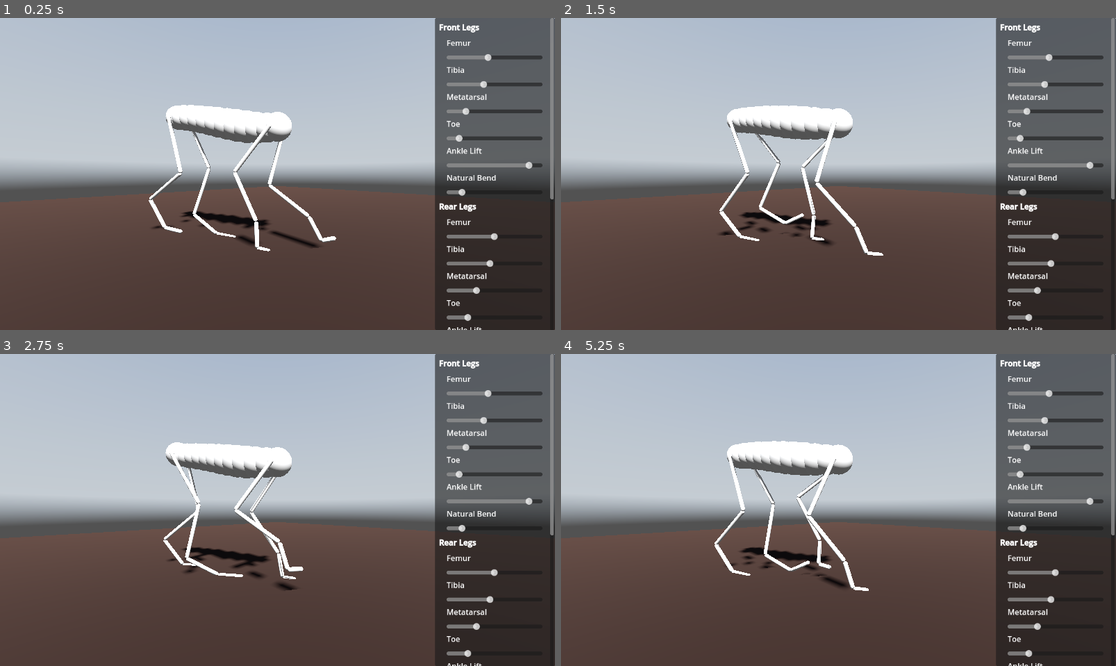
Above: before the commit, frames 1-4 (two rows, left to right).
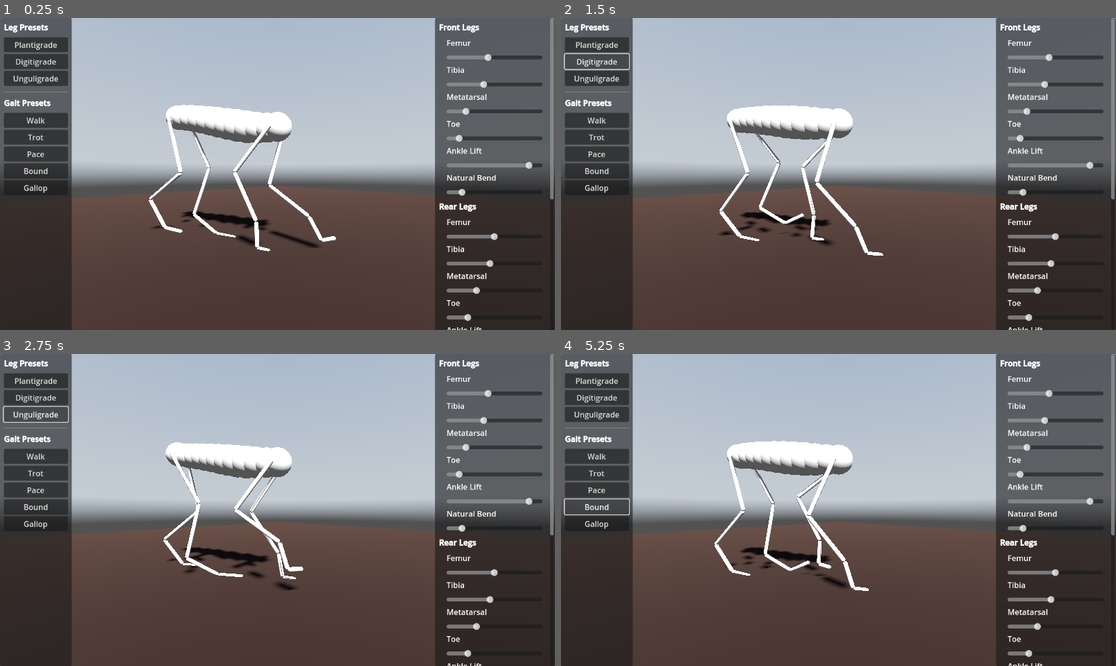
Above: after the commit, the same moments.

Repository: jehoz/legs-and-gaits
Game: Godot game, scene res://scenes/default.tscn
Same seed, same stepped clock (60 frames per second), same inputs: the game is played once before the commit and once after it. A sky picture missing from this copy of the repository is replaced by a grey-blue gradient.
Inputs (mouse positions are in pixels of both pictures, inside the frame that each line leads up to):
- Up to frame 1 (0.25 s): no input
- Up to frame 2 (1.5 s): click (594, 46) at 0.5 s, where only the run after the commit has a clickable "Plantigrade"; click (594, 61) at 1.25 s, where only the run after the commit has a clickable "Digitigrade"
- Up to frame 3 (2.75 s): click (33, 413) at 2 s, where only the run after the commit has a clickable "Unguligrade"
- Up to frame 4 (5.25 s): click (594, 456) at 2.75 s, where only the run after the commit has a clickable "Walk"; click (594, 472) at 3.5 s, where only the run after the commit has a clickable "Trot"; click (594, 491) at 4.25 s, where only the run after the commit has a clickable "Pace"; click (594, 506) at 5 s, where only the run after the commit has a clickable "Bound"

The runs differ from the first frame. In frame 1, 13% of the frame differs, in the area x 0-14%, y 0-100%; in frame 2, 13%; in frame 3, 13%; in frame 4, 13%.
Error after the commit: Parse Error: Could not find type "ControlPanel" in the current scope. (res://scripts/ui/leg_preset_button.gd:17)

Commit message:
Add leg preset buttons

Diff:
--- a/scenes/default.tscn
+++ b/scenes/default.tscn
@@ -1,10 +1,11 @@
-[gd_scene load_steps=15 format=3 uid="uid://coip7ho7vu6cf"]
+[gd_scene load_steps=16 format=3 uid="uid://coip7ho7vu6cf"]
 
 [ext_resource type="Script" path="res://scripts/creature.gd" id="1_e1xh8"]
 [ext_resource type="Script" path="res://scripts/blueprint/leg_blueprint.gd" id="2_sau8g"]
 [ext_resource type="Script" path="res://scripts/blueprint/creature_blueprint.gd" id="4_kntse"]
 [ext_resource type="Texture2D" uid="uid://uydeaoymddl7" path="res://assets/kloofendal_48d_partly_cloudy_puresky_2k.hdr" id="5_8pggb"]
 [ext_resource type="Script" path="res://scripts/ui/control_panel.gd" id="6_3ibm0"]
+[ext_resource type="Script" path="res://scripts/ui/leg_preset_button.gd" id="6_nay67"]
 
 [sub_resource type="Curve" id="Curve_ed4xn"]
 max_value = 0.2
@@ -360,3 +361,114 @@
 [node name="StepLengthSlider" type="HSlider" parent="CanvasLayer/Control/Panel/ScrollContainer/MarginContainer/VBoxContainer/MarginContainer3/VBoxContainer"]
 custom_minimum_size = Vector2(0, 28)
 layout_mode = 2
+
+[node name="Control2" type="Control" parent="CanvasLayer"]
+layout_mode = 3
+anchors_preset = 9
+anchor_bottom = 1.0
+offset_right = 149.0
+grow_vertical = 2
+
+[node name="Panel" type="Panel" parent="CanvasLayer/Control2"]
+layout_mode = 1
+anchors_preset = 15
+anchor_right = 1.0
+anchor_bottom = 1.0
+grow_horizontal = 2
+grow_vertical = 2
+
+[node name="MarginContainer" type="MarginContainer" parent="CanvasLayer/Control2/Panel"]
+layout_mode = 1
+anchors_preset = 15
+anchor_right = 1.0
+anchor_bottom = 1.0
+grow_horizontal = 2
+grow_vertical = 2
+theme_override_constants/margin_left = 8
+theme_override_constants/margin_top = 8
+theme_override_constants/margin_right = 8
+theme_override_constants/margin_bottom = 8
+
+[node name="VBoxContainer" type="VBoxContainer" parent="CanvasLayer/Control2/Panel/MarginContainer"]
+layout_mode = 2
+
+[node name="LegPresetsHeader" type="RichTextLabel" parent="CanvasLayer/Control2/Panel/MarginContainer/VBoxContainer"]
+custom_minimum_size = Vector2(0, 28)
+layout_mode = 2
+bbcode_enabled = true
+text = "[b]Leg Presets[/b]"
+
+[node name="PlantigradeButton" type="Button" parent="CanvasLayer/Control2/Panel/MarginContainer/VBoxContainer" node_paths=PackedStringArray("control_panel")]
+layout_mode = 2
+text = "Plantigrade"
+script = ExtResource("6_nay67")
+control_panel = NodePath("../../../../../Control/Panel")
+
+[node name="DigitigradeButton" type="Button" parent="CanvasLayer/Control2/Panel/MarginContainer/VBoxContainer" node_paths=PackedStringArray("control_panel")]
+layout_mode = 2
+text = "Digitigrade"
+script = ExtResource("6_nay67")
+front_femur_length = 0.375
+front_tibia_length = 0.392
+front_metatarsal_length = 0.193
+front_toe_length = 0.096
+front_ankle_lift = 1.5
+front_natural_bend = 0.24
+rear_femur_length = 0.419
+rear_tibia_length = 0.411
+rear_metatarsal_length = 0.259
+rear_toe_length = 0.135
+rear_ankle_lift = 0.996
+rear_natural_bend = 0.197
+control_panel = NodePath("../../../../../Control/Panel")
+
+[node name="UnguligradeButton" type="Button" parent="CanvasLayer/Control2/Panel/MarginContainer/VBoxContainer" node_paths=PackedStringArray("control_panel")]
+layout_mode = 2
+text = "Unguligrade"
+script = ExtResource("6_nay67")
+front_femur_length = 0.327
+front_tibia_length = 0.355
+front_metatarsal_length = 0.32
+front_toe_length = 0.01
+front_ankle_lift = 1.57
+front_natural_bend = 0.095
+rear_femur_length = 0.359
+rear_tibia_length = 0.398
+rear_metatarsal_length = 0.398
+rear_toe_length = 0.01
+rear_ankle_lift = 1.57
+rear_natural_bend = 0.14
+control_panel = NodePath("../../../../../Control/Panel")
+
+[node name="HSeparator" type="HSeparator" parent="CanvasLayer/Control2/Panel/MarginContainer/VBoxContainer"]
+layout_mode = 2
+theme_override_constants/separation = 16
+
+[node name="GaitPresetsHeader" type="RichTextLabel" parent="CanvasLayer/Control2/Panel/MarginContainer/VBoxContainer"]
+custom_minimum_size = Vector2(0, 28)
+layout_mode = 2
+bbcode_enabled = true
+text = "[b]Gait Presets[/b]"
+
+[node name="WalkButton" type="Button" parent="CanvasLayer/Control2/Panel/MarginContainer/VBoxContainer"]
+layout_mode = 2
+text = "Walk
+"
+
+[node name="TrotButton" type="Button" parent="CanvasLayer/Control2/Panel/MarginContainer/VBoxContainer"]
+layout_mode = 2
+text = "Trot"
+
+[node name="PaceButton" type="Button" parent="CanvasLayer/Control2/Panel/MarginContainer/VBoxContainer"]
+layout_mode = 2
+text = "Pace"
+
+[node name="BoundButton" type="Button" parent="CanvasLayer/Control2/Panel/MarginContainer/VBoxContainer"]
+layout_mode = 2
+text = "Bound
+"
+
+[node name="GallopButton" type="Button" parent="CanvasLayer/Control2/Panel/MarginContainer/VBoxContainer"]
+layout_mode = 2
+text = "Gallop
+"
--- /dev/null
+++ b/scripts/ui/leg_preset_button.gd
@@ -0,0 +1,35 @@
+extends Button
+
+@export var front_femur_length: float = 0.449
+@export var front_tibia_length: float = 0.45
+@export var front_metatarsal_length: float = 0.099
+@export var front_toe_length: float = 0.079
+@export var front_ankle_lift: float = 0.206
+@export var front_natural_bend: float = 0.131
+
+@export var rear_femur_length: float = 0.476
+@export var rear_tibia_length: float = 0.498
+@export var rear_metatarsal_length: float = 0.132
+@export var rear_toe_length: float = 0.088
+@export var rear_ankle_lift: float = 0.24
+@export var rear_natural_bend: float = 0.082
+
+@export var control_panel: ControlPanel
+
+func _ready():
+	pressed.connect(_button_pressed)
+
+func _button_pressed():
+	control_panel.front_femur_slider.value = front_femur_length
+	control_panel.front_tibia_slider.value = front_tibia_length
+	control_panel.front_metatarsal_slider.value = front_metatarsal_length
+	control_panel.front_toe_slider.value = front_toe_length
+	control_panel.front_ankle_lift_slider.value = front_ankle_lift
+	control_panel.front_natural_bend_slider.value = front_natural_bend
+
+	control_panel.rear_femur_slider.value = rear_femur_length
+	control_panel.rear_tibia_slider.value = rear_tibia_length
+	control_panel.rear_metatarsal_slider.value = rear_metatarsal_length
+	control_panel.rear_toe_slider.value = rear_toe_length
+	control_panel.rear_ankle_lift_slider.value = rear_ankle_lift
+	control_panel.rear_natural_bend_slider.value = rear_natural_bend
